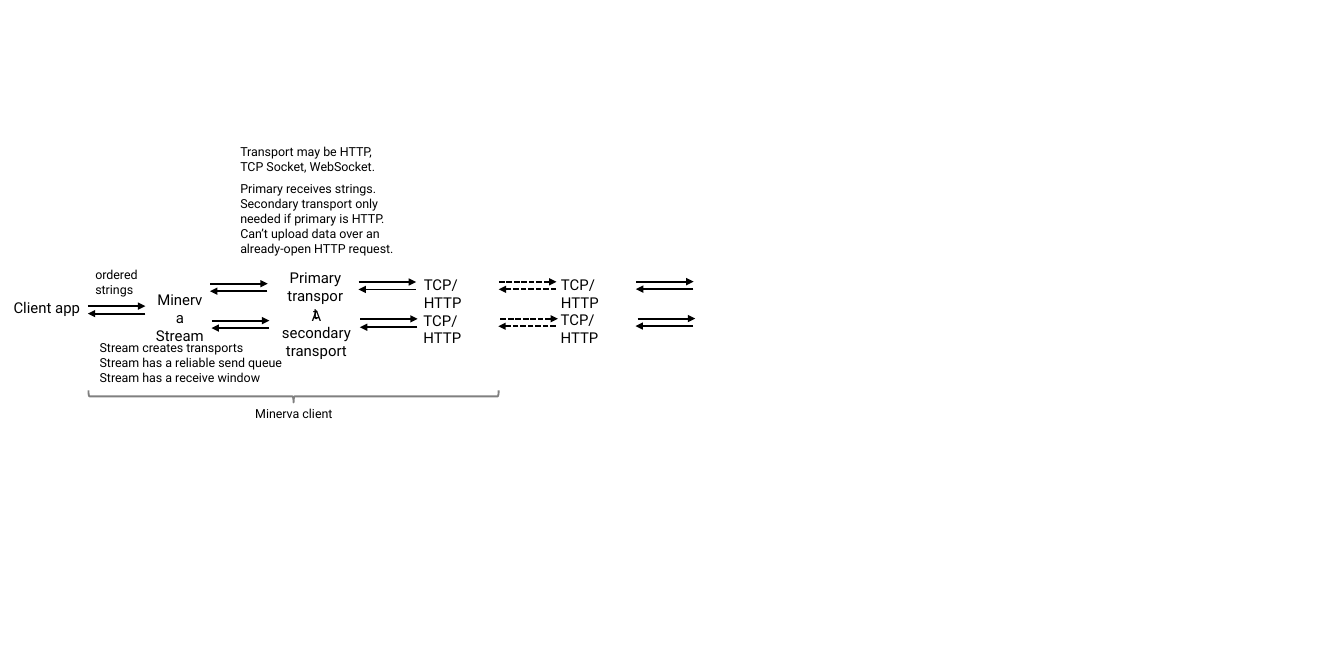
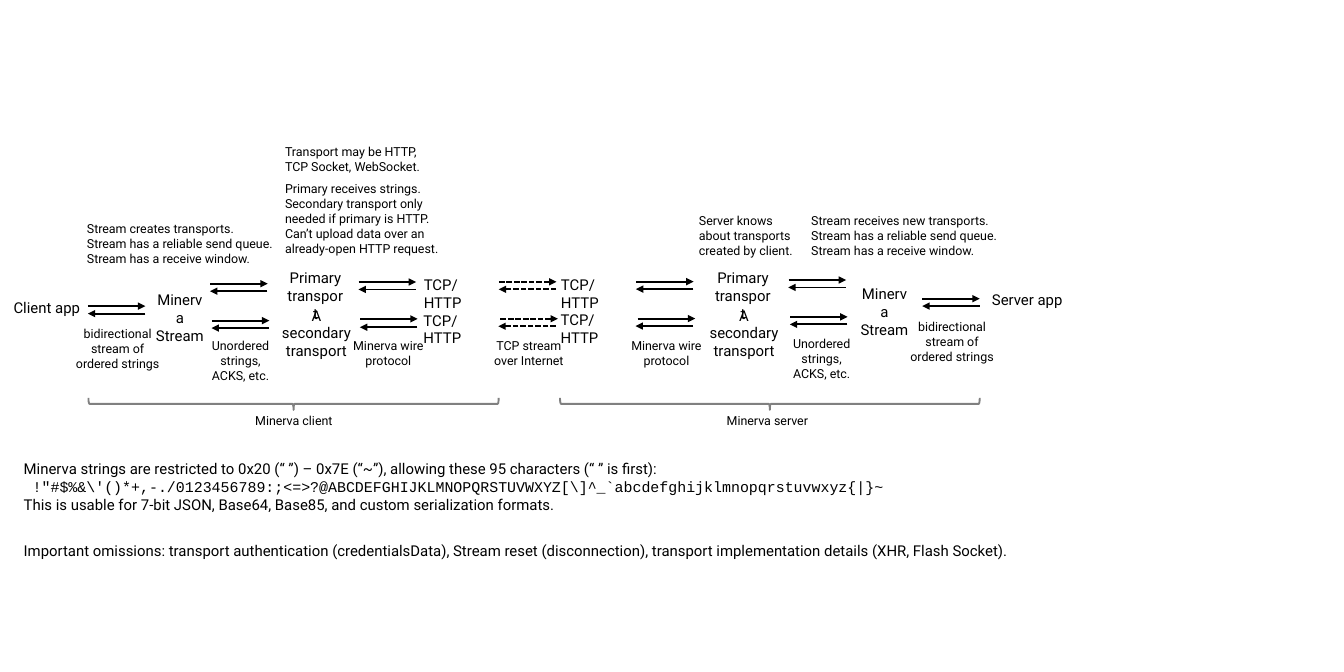
Before and after one commit to ludiosarchive/Minerva, a slide deck: slide 1 of docs/scope_overview.pptx. Drawn at 1344x672 pixels with LibreOffice and Linux fonts; fonts in the diff are those of the drawing. Boxes give left, top, right and bottom in pixels: in the first picture for what was removed or moved away, otherwise in the second. Text is boxed around its words. In the diff, an @@ line names an element or a change of style, - is before the commit and + after.

Commit message:
docs/scope_overview.pptx: mostly finish the diagram; write about string restrictions and important omissions

```diff
--- a/docs/scope_overview.pptx
+++ b/docs/scope_overview.pptx
@@ text "Transport may be HTTP, TCP ...": place and size @@
-text "Transport may be HTTP, TCP ..." at bbox=[240, 146, 375, 173]
+text "Transport may be HTTP, TCP ..." at bbox=[285, 146, 420, 173]
@@ text "Primary receives strings. Secondary transport ...": place and size @@
-text "Primary receives strings. Secondary transport ..." at bbox=[240, 184, 394, 256]
+text "Primary receives strings. Secondary transport ..." at bbox=[285, 184, 438, 256]
@@ text at bbox=[87, 224, 272, 263]: text changed @@
-Stream creates transports
-Stream has a reliable send queue
-Stream has a receive window
+Stream creates transports.
+Stream has a reliable send queue.
+Stream has a receive window.
@@ text added at bbox=[699, 215, 792, 258], 10 pt, text #000000 @@
+Server knows about transports created by client.
@@ text added at bbox=[811, 216, 997, 255], 10 pt, text #000000 @@
+Stream receives new transports.
+Stream has a reliable send queue.
+Stream has a receive window.
@@ text added at bbox=[714, 272, 775, 359], 12 pt, text #000000 @@
+Primary
+transport
@@ arrow added from (788, 280) to (846, 280), #000000 1.5 pt @@
@@ arrow added from (846, 288) to (788, 288), #000000 1.5 pt @@
@@ arrow added from (922, 298) to (979, 298), #000000 1.5 pt @@
@@ text added at bbox=[992, 294, 1063, 308], 12 pt, text #000000 @@
+Server app
@@ text at bbox=[76, 328, 204, 371]: text changed @@
-ordered
-strings
+bidirectional stream of ordered strings
@@ text added at bbox=[652, 309, 779, 559], 12 pt, text #000000 @@
+A secondary
+transport
@@ arrow added from (790, 317) to (848, 317), #000000 1.5 pt @@
@@ arrow added from (848, 324) to (790, 324), #000000 1.5 pt @@
@@ text added at bbox=[910, 321, 994, 364], 10 pt, text #000000 @@
+bidirectional stream of ordered strings
@@ arrow added from (979, 306) to (922, 306), #000000 1.5 pt @@
@@ text added at bbox=[212, 340, 269, 382], 10 pt, text #000000 @@
+Unordered strings, ACKS, etc.
@@ text added at bbox=[365, 341, 423, 368], 10 pt, text #000000 @@
+Minerva wire protocol
@@ text added at bbox=[453, 341, 675, 556], 12 pt, text #000000 @@
+Minerva
+Stream
@@ text added at bbox=[494, 339, 564, 365], 10 pt, text #000000 @@
+TCP stream over Internet
@@ text added at bbox=[644, 341, 702, 368], 10 pt, text #000000 @@
+Minerva wire protocol
@@ text added at bbox=[793, 338, 850, 380], 10 pt, text #000000 @@
+Unordered strings, ACKS, etc.
@@ left brace: place and size @@
-left brace at bbox=[88, 390, 499, 402]
+left brace at bbox=[88, 398, 499, 410]
@@ text "Minerva client": place and size @@
-text "Minerva client" at bbox=[255, 408, 332, 418]
+text "Minerva client" at bbox=[255, 415, 332, 425]
@@ left brace added at bbox=[560, 397, 979, 409], outline #808080 1.5 pt @@
@@ text added at bbox=[727, 416, 808, 425], 10 pt, text #000000 @@
+Minerva server
@@ text added at bbox=[24, 462, 884, 512], 12 pt, text #000000 @@
+Minerva strings are restricted to 0x20 (“ ”) – 0x7E (“~”), allowing these 95 characters (“ ” is first):
+!"#$%&\'()*+,-./0123456789:;<=>?@ABCDEFGHIJKLMNOPQRSTUVWXYZ[\]^_`abcdefghijklmnopqrstuvwxyz{|}~
+This is usable for 7-bit JSON, Base64, Base85, and custom serialization formats.
@@ text added at bbox=[24, 544, 1007, 559], 12 pt, text #000000 @@
+Important omissions: transport authentication (credentialsData), Stream reset (disconnection), transport implementation details (XHR, Flash Socket).
```
